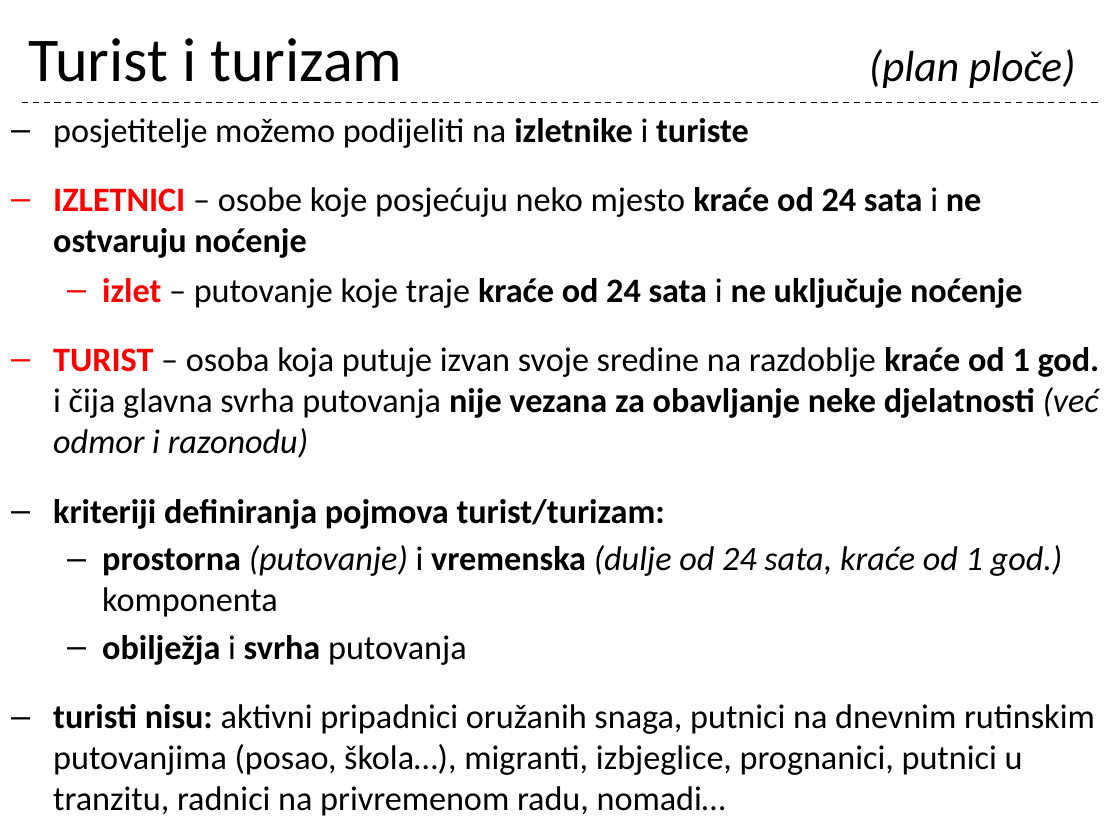
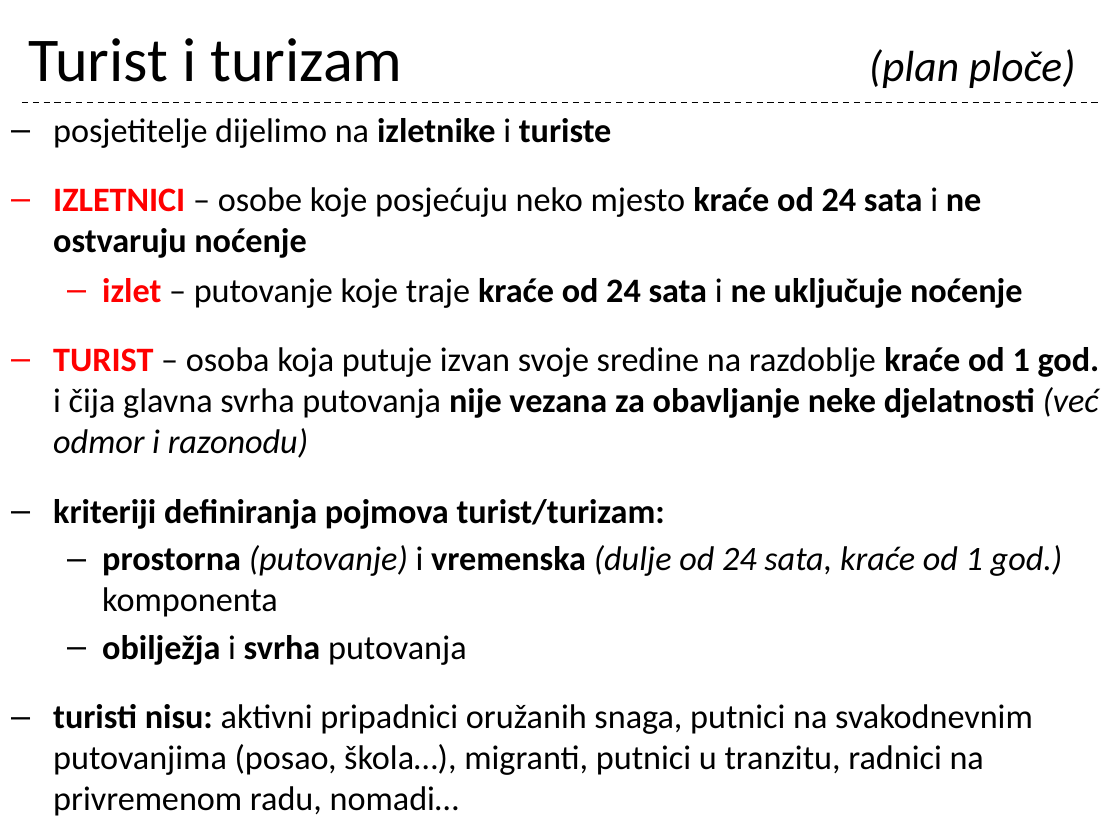
Before and after one commit to cornx/print, a slide deck: slide 13 of data/prezentacije/osnove_turizma/001_Turizam_uvod.pptx. Drawn at 1120x840 pixels with LibreOffice and Linux fonts; fonts in the diff are those of the drawing. Boxes give left, top, right and bottom in pixels: in the first picture for what was removed or moved away, otherwise in the second. Text is boxed around its words. In the diff, an @@ line names an element or a change of style, - is before the commit and + after.

```diff
--- a/data/prezentacije/osnove_turizma/001_Turizam_uvod.pptx
+++ b/data/prezentacije/osnove_turizma/001_Turizam_uvod.pptx
@@ text at [53,118,612,148]: text changed @@
-– posjetitelje možemo podijeliti na izletnike i turiste
+– posjetitelje dijelimo na izletnike i turiste
@@ text at [53,704,1033,816]: text changed @@
-– turisti nisu: aktivni pripadnici oružanih snaga, putnici na dnevnim rutinskim putovanjima (posao, škola…), migranti, izbjeglice, prognanici, putnici u tranzitu, radnici na privremenom radu, nomadi…
+– turisti nisu: aktivni pripadnici oružanih snaga, putnici na svakodnevnim putovanjima (posao, škola…), migranti, putnici u tranzitu, radnici na privremenom radu, nomadi…
```
Also in this commit, not shown: 1 other slide changed, 1 other file.
